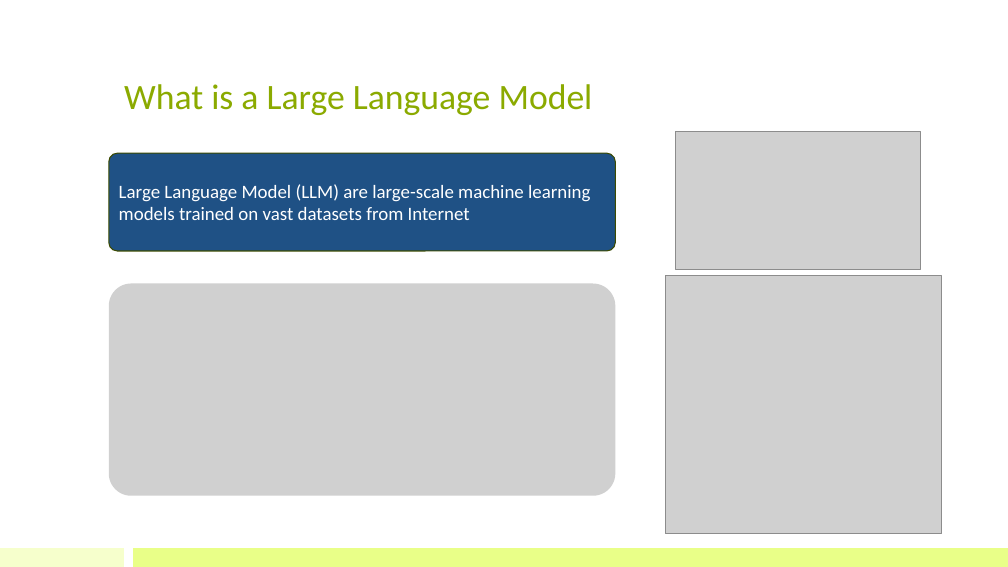
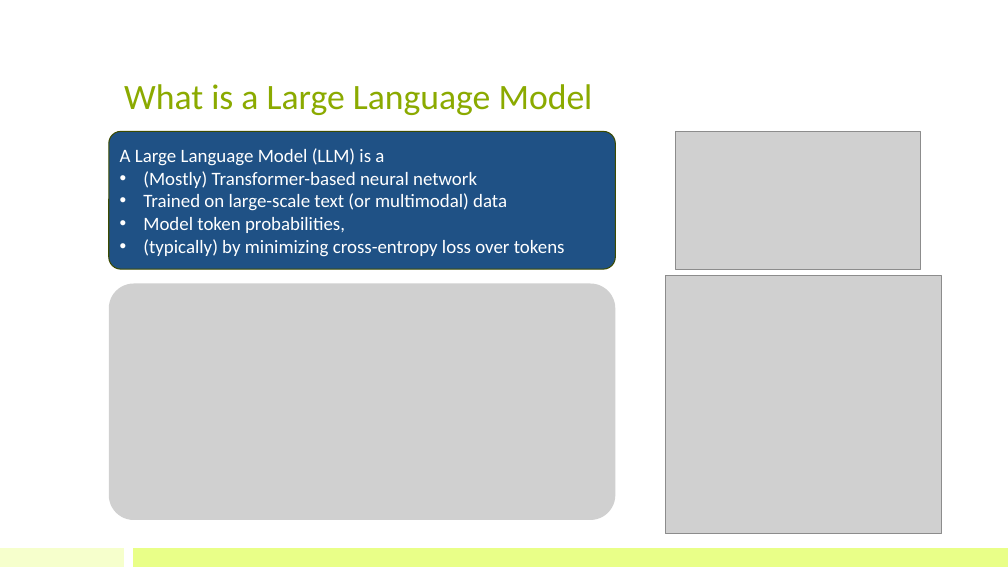
Before and after one commit to bioinfo-kaust/gfm-workshop, a slide deck: slide 4 of lecture_slides/1.day1_before_lunch/lecture_1a_intro_gfm.pptx. Drawn at 1008x567 pixels with LibreOffice and Linux fonts; fonts in the diff are those of the drawing; grey boxes stand for pictures. Boxes give left, top, right and bottom in pixels: in the first picture for what was removed or moved away, otherwise in the second. Text is boxed around its words. In the diff, an @@ line names an element or a change of style, - is before the commit and + after.

```diff
--- a/lecture_slides/1.day1_before_lunch/lecture_1a_intro_gfm.pptx
+++ b/lecture_slides/1.day1_before_lunch/lecture_1a_intro_gfm.pptx
@@ rounded rectangle "A Large Language Model (LLM) ...": place and size @@
-rounded rectangle "A Large Language Model (LLM) ..." at (109, 154, 616, 251)
+rounded rectangle "A Large Language Model (LLM) ..." at (109, 132, 616, 269)
@@ text in rounded rectangle at (120, 148, 565, 257): text changed @@
-Large Language Model (LLM) are large-scale machine learning models trained on vast datasets from Internet
+A Large Language Model (LLM) is a
+• (Mostly) Transformer-based neural network
+• Trained on large-scale text (or multimodal) data
+• Model token probabilities,
+• (typically) by minimizing cross-entropy loss over tokens
@@ picture: place and size @@
-picture at (109, 284, 616, 496)
+picture at (109, 284, 616, 520)
```
Also in this commit, not shown: 12 other slides changed, 2 other files.
